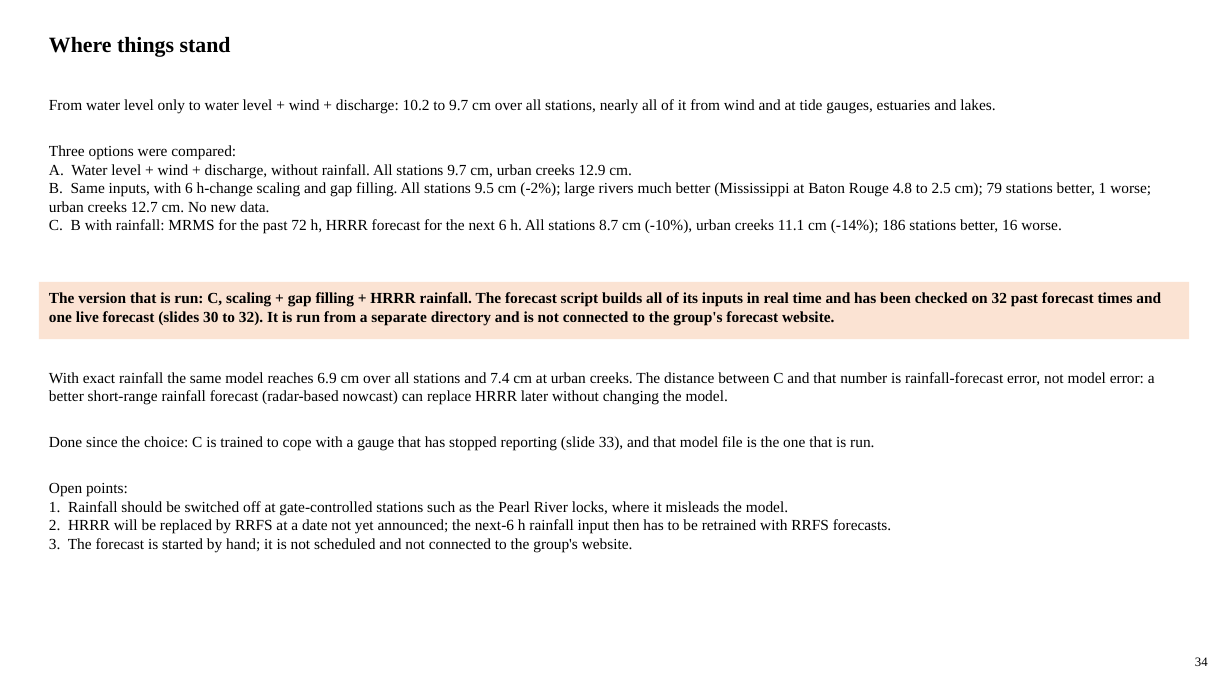
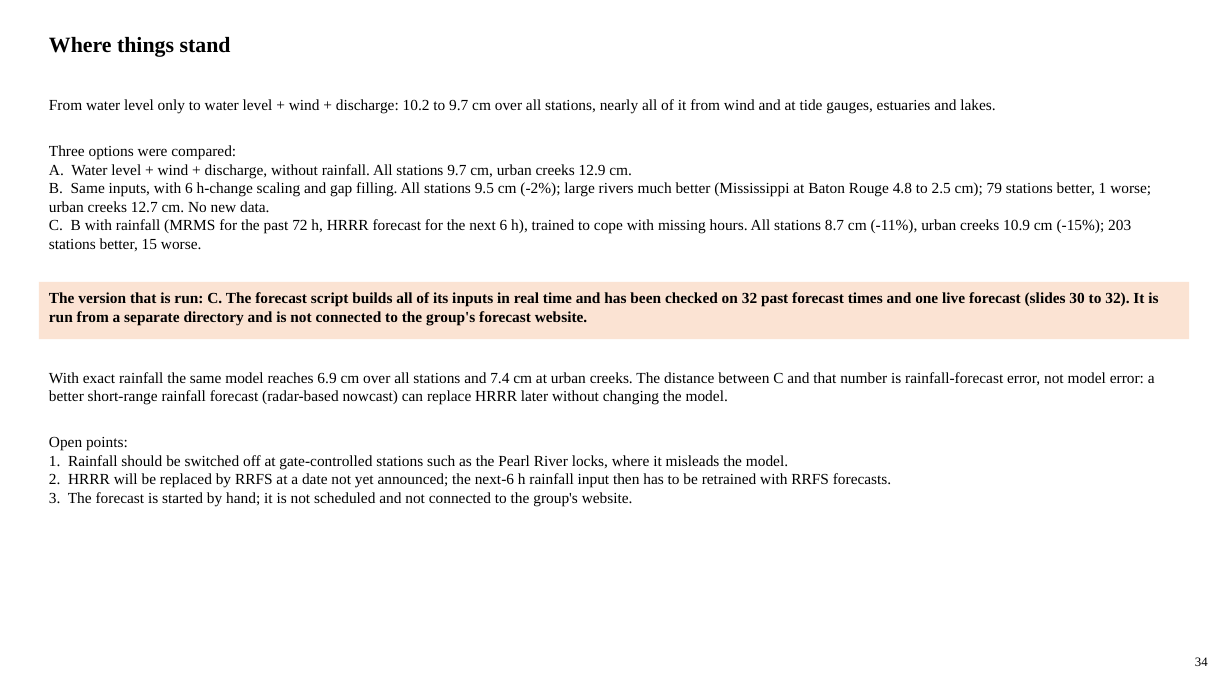
Before and after one commit to LaurenW1997/subdomainLSTM, a slide deck: slide 34 of deliverables/17_versions/version_comparison.pptx. Drawn at 1232x693 pixels with LibreOffice and Linux fonts; fonts in the diff are those of the drawing. Boxes give left, top, right and bottom in pixels: in the first picture for what was removed or moved away, otherwise in the second. Text is boxed around its words. In the diff, an @@ line names an element or a change of style, - is before the commit and + after.

```diff
--- a/deliverables/17_versions/version_comparison.pptx
+++ b/deliverables/17_versions/version_comparison.pptx
@@ text at (x1=49, y1=219, x2=1131, y2=251): text changed @@
-C. B with rainfall: MRMS for the past 72 h, HRRR forecast for the next 6 h. All stations 8.7 cm (-10%), urban creeks 11.1 cm (-14%); 186 stations better, 16 worse.
+C. B with rainfall (MRMS for the past 72 h, HRRR forecast for the next 6 h), trained to cope with missing hours. All stations 8.7 cm (-11%), urban creeks 10.9 cm (-15%); 203 stations better, 15 worse.
@@ text at (x1=49, y1=292, x2=1158, y2=325): text changed @@
-The version that is run: C, scaling + gap filling + HRRR rainfall. The forecast script builds all of its inputs in real time and has been checked on 32 past forecast times and one live forecast (slides 30 to 32). It is run from a separate directory and is not connected to the group's forecast website.
+The version that is run: C. The forecast script builds all of its inputs in real time and has been checked on 32 past forecast times and one live forecast (slides 30 to 32). It is run from a separate directory and is not connected to the group's forecast website.
@@ text at (x1=49, y1=436, x2=874, y2=451): paragraph removed @@
-Done since the choice: C is trained to cope with a gauge that has stopped reporting (slide 33), and that model file is the one that is run.
```
Also in this commit, not shown: 24 other slides changed, 52 other files.
